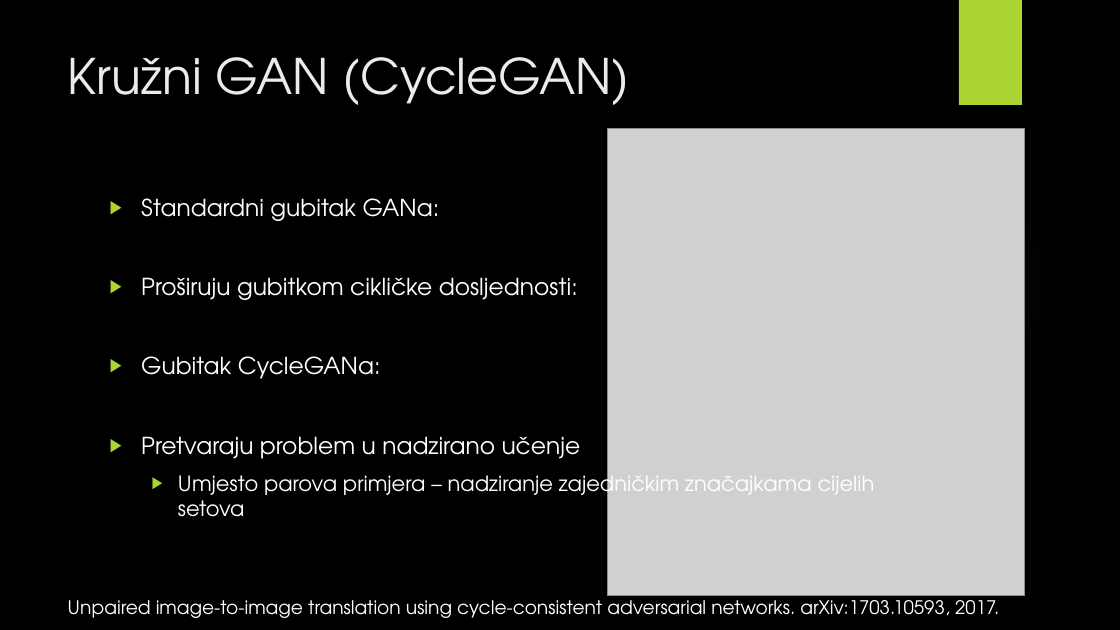
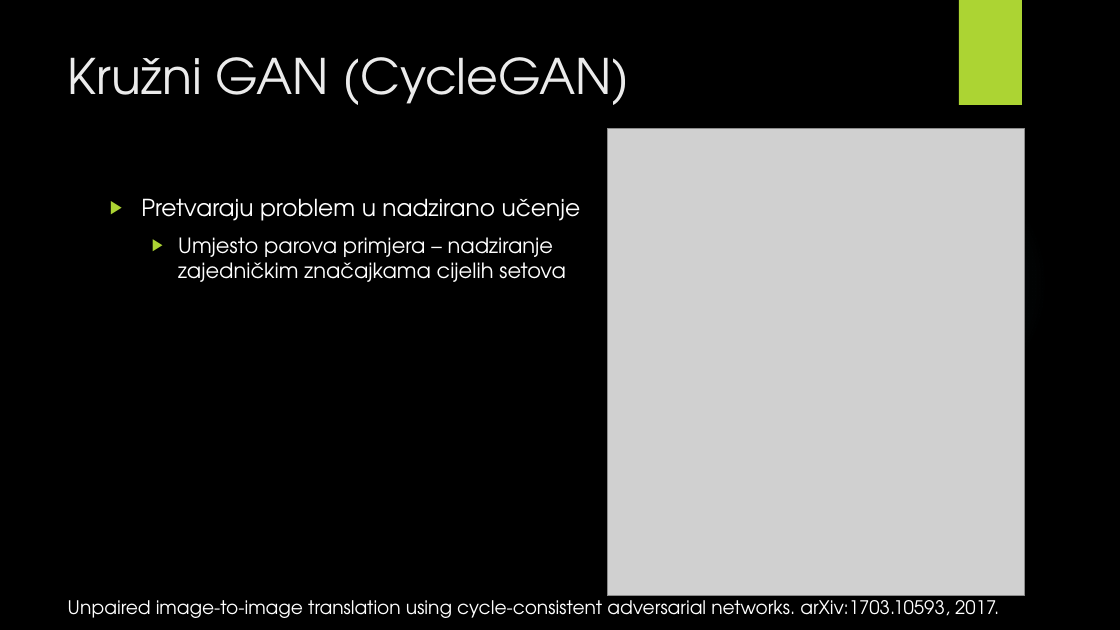
Before and after one commit to v-silverfin/fer-graduate-seminar, a slide deck: slide 14 of kvukic-seminar-presentation-2018.pptx. Drawn at 1120x630 pixels with LibreOffice and Linux fonts; fonts in the diff are those of the drawing; grey boxes stand for pictures; background and template pictures are left out. Boxes give left, top, right and bottom in pixels: in the first picture for what was removed or moved away, otherwise in the second. Text is boxed around its words. In the diff, an @@ line names an element or a change of style, - is before the commit and + after.

```diff
--- a/kvukic-seminar-presentation-2018.pptx
+++ b/kvukic-seminar-presentation-2018.pptx
@@ text at (x1=141, y1=198, x2=578, y2=379): paragraphs removed @@
-▶ Standardni gubitak GANa:
-▶ Proširuju gubitkom cikličke dosljednosti:
-▶ Gubitak CycleGANa:
```
Also in this commit, not shown: 11 other slides changed, 2 slides added, 1 slide removed.
